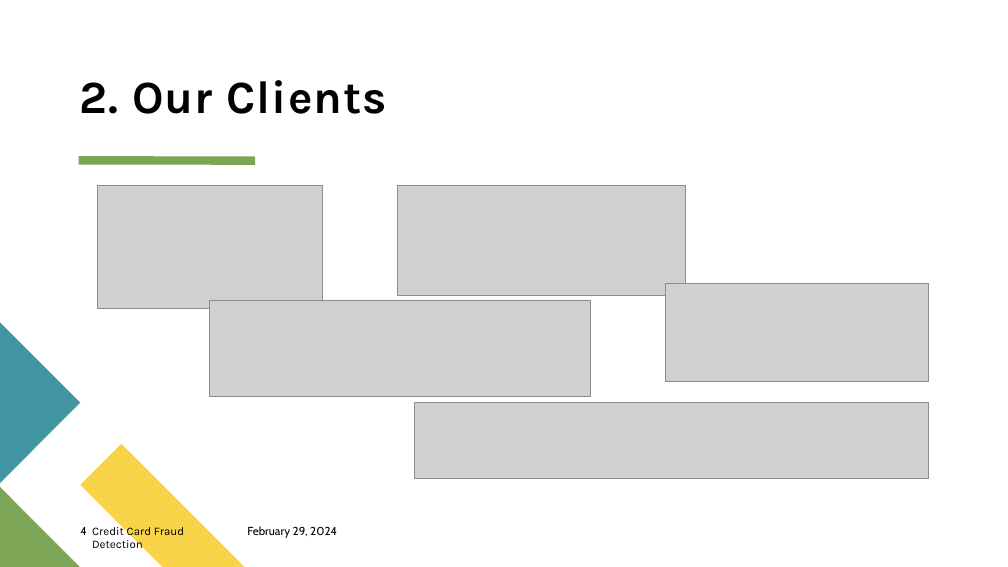
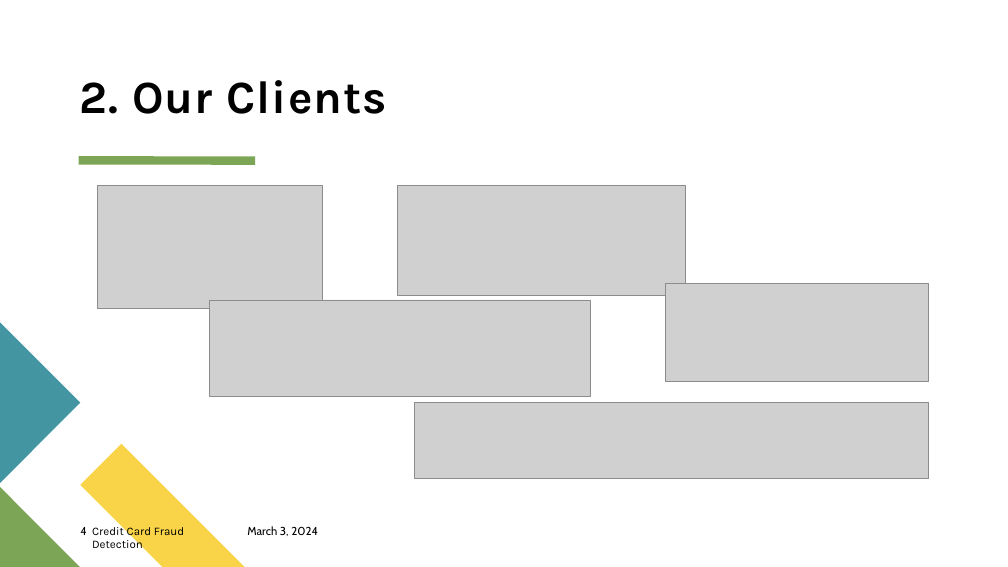
Before and after one commit to dmusili/creditcardfrauddetection, a slide deck: slide 4 of Credit Card Fraud Detection.pptx. Drawn at 1008x567 pixels with LibreOffice and Linux fonts; fonts in the diff are those of the drawing; grey boxes stand for pictures. Boxes give left, top, right and bottom in pixels: in the first picture for what was removed or moved away, otherwise in the second. Text is boxed around its words. In the diff, an @@ line names an element or a change of style, - is before the commit and + after.

```diff
--- a/Credit Card Fraud Detection.pptx
+++ b/Credit Card Fraud Detection.pptx
@@ text at [247,526,318,536]: text changed @@
-February 29, 2024
+March 3, 2024
```
Also in this commit, not shown: 2 other slides changed.
